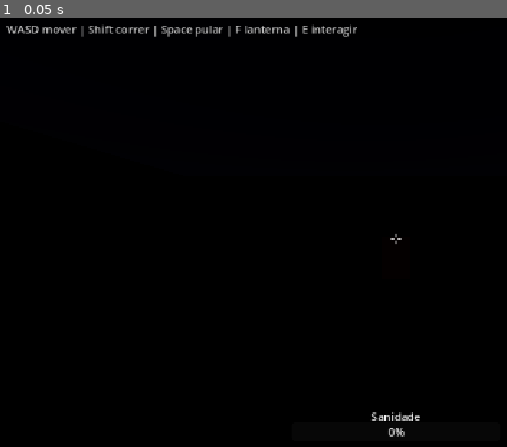
Above: before the commit, frame 1.
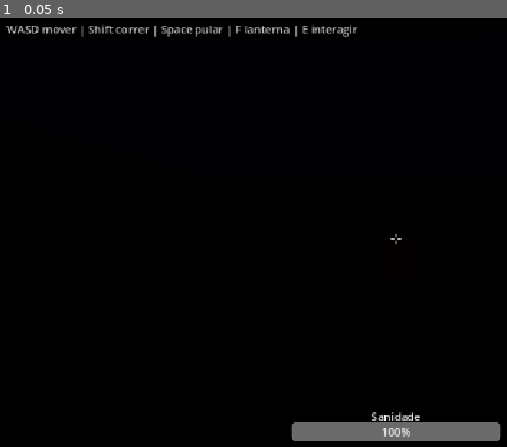
Above: after the commit, the same moment.

Repository: lagoliveira/Anthological-Atmospheric-Horror-Template
Game: Godot game, scene res://scenes/TestScene.tscn
Same seed, same stepped clock (60 frames per second), same inputs: the game is played once before the commit and once after it.
Inputs:
- Up to frame 1 (0.05 s): no input

The runs differ from the first frame. In frame 1, 1.8% of the frame differs, in the area x 57-99%, y 94-99%.
Error before the commit: Parse Error: Function "get_world_3d()" not found in base self. (res://src/components/player/InteractionManager.gd:42)
Error after the commit: Trying to assign value of type 'Node' to a variable of type 'TriggerZone.gd'. (res://scenes/TestScene.gd:8)

Commit message:
fix: get_world_3d() indisponivel em Node puro (InteractionManager)
O InteractionManager estende Node, que nao expoe get_world_3d() (apenas
Node3D). O world 3D agora e obtido a partir da camera (Camera3D).

Adicionalmente:
- Guardar referencia do player como membro
- Exibir o prompt de interacao na HUD via sinal target_changed

Diff:
--- a/scenes/TestScene.gd
+++ b/scenes/TestScene.gd
@@ -7,11 +7,26 @@
 
 @onready var dark_zone: TriggerZone = get_node_or_null("DarkZone/DarkZoneComponent")
 @onready var lamp: LightSource = get_node_or_null("LampLight/LampComponent")
+@onready var player: Node3D = get_node_or_null("Player")
+@onready var prompt_label: Label = get_node_or_null("HUD/InteractionPrompt")
 
 func _ready() -> void:
 	if dark_zone:
 		dark_zone.zone_entered.connect(_on_zone_entered)
 		dark_zone.zone_exited.connect(_on_zone_exited)
+
+	if player:
+		var interaction_manager: InteractionManager = player.get_node_or_null("InteractionManager")
+		if interaction_manager:
+			interaction_manager.target_changed.connect(_on_target_changed)
+
+func _on_target_changed(target: Interactable) -> void:
+	if prompt_label == null:
+		return
+	if target:
+		prompt_label.text = "[E]  %s" % target.get_prompt()
+	else:
+		prompt_label.text = ""
 
 func _get_sanity() -> SanityComponent:
 	return GameManager.get_sanity_component()
--- a/scenes/TestScene.tscn
+++ b/scenes/TestScene.tscn
@@ -234,6 +234,20 @@
 text = "Sanidade"
 horizontal_alignment = 1
 theme_override_colors/font_color = Color(1, 1, 1, 1)
+
+[node name="InteractionPrompt" type="Label" parent="HUD"]
+anchor_left = 0.5
+anchor_top = 0.5
+anchor_right = 0.5
+anchor_bottom = 0.5
+offset_left = -200.0
+offset_top = 40.0
+offset_right = 200.0
+offset_bottom = 70.0
+text = ""
+horizontal_alignment = 1
+theme_override_colors/font_color = Color(0.95, 0.9, 0.75, 1)
+theme_override_font_sizes/font_size = 20
 
 [node name="ControlsLabel" type="Label" parent="HUD"]
 anchor_left = 0.0
--- a/src/components/player/InteractionManager.gd
+++ b/src/components/player/InteractionManager.gd
@@ -18,9 +18,10 @@
 signal interaction_performed(target: Interactable)
 
 @onready var camera: Camera3D = null
+@onready var player: Node3D = null
 
 func _ready() -> void:
-	var player: Node3D = get_parent() as Node3D
+	player = get_parent() as Node3D
 	if player:
 		camera = player.get_node_or_null("%Camera") as Camera3D
 		GameManager.set_player(player)
@@ -32,14 +33,16 @@
 	if not event.is_action_pressed(interact_action):
 		return
 	if current_target and current_target.is_available():
-		current_target.interact(get_parent())
+		current_target.interact(player if player else get_parent())
 		interaction_performed.emit(current_target)
 
 func _update_target() -> void:
 	var found: Interactable = null
 
 	if camera:
-		var space: PhysicsDirectSpaceState3D = get_world_3d().direct_space_state
+		# This component is a plain Node, so the 3D world must come from the
+		# camera (a Node3D) rather than from `self`.
+		var space: PhysicsDirectSpaceState3D = camera.get_world_3d().direct_space_state
 		var origin: Vector3 = camera.global_position
 		var target: Vector3 = origin + (-camera.global_transform.basis.z) * ray_length
 		var query: PhysicsRayQueryParameters3D = PhysicsRayQueryParameters3D.create(origin, target, collision_mask)
